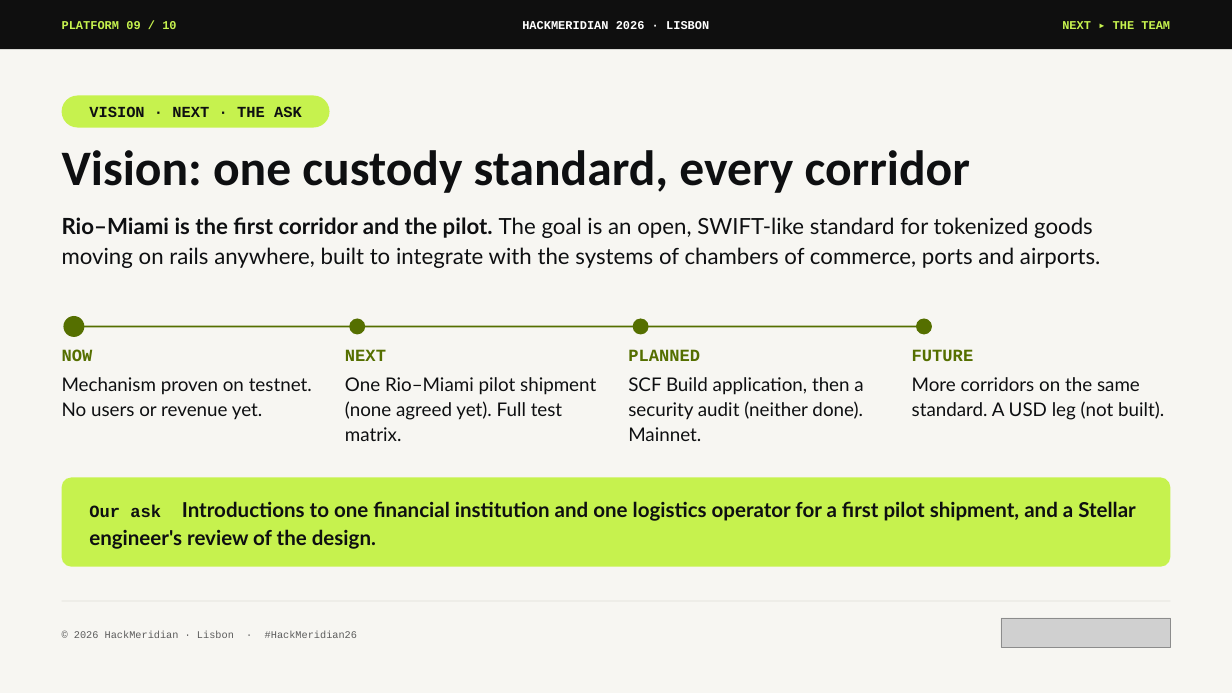
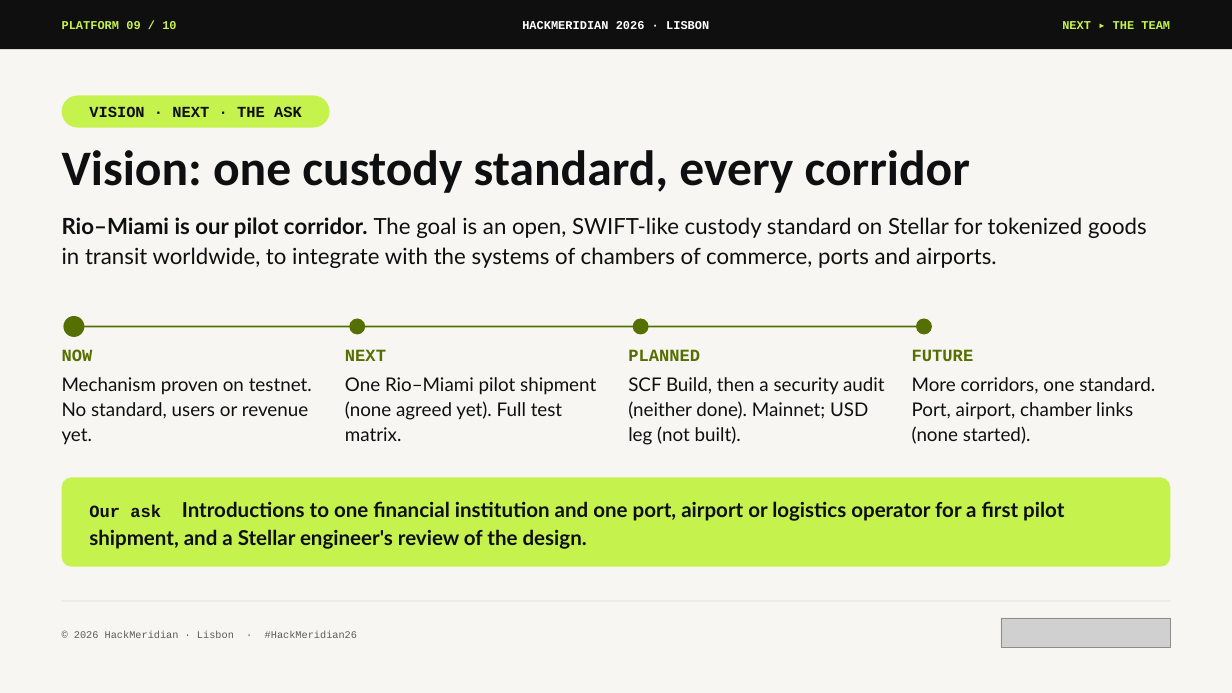
Before and after one commit to pwsaragossy/hackmeridian-cos, a slide deck: slide 9 of projects/hackmeridian-rail/deck/radox-custody-rail.pptx. Drawn at 1232x693 pixels with LibreOffice and Linux fonts; fonts in the diff are those of the drawing; grey boxes stand for pictures. Boxes give left, top, right and bottom in pixels: in the first picture for what was removed or moved away, otherwise in the second. Text is boxed around its words. In the diff, an @@ line names an element or a change of style, - is before the commit and + after.

```diff
--- a/projects/hackmeridian-rail/deck/radox-custody-rail.pptx
+++ b/projects/hackmeridian-rail/deck/radox-custody-rail.pptx
@@ text at <box>62,217,1147,268</box>: text changed @@
-Rio–Miami is the first corridor and the pilot. The goal is an open, SWIFT-like standard for tokenized goods moving on rails anywhere, built to integrate with the systems of chambers of commerce, ports and airports.
+Rio–Miami is our pilot corridor. The goal is an open, SWIFT-like custody standard on Stellar for tokenized goods in transit worldwide, to integrate with the systems of chambers of commerce, ports and airports.
@@ text at <box>62,377,312,445</box>: text changed @@
-Mechanism proven on testnet. No users or revenue yet.
+Mechanism proven on testnet. No standard, users or revenue yet.
@@ text at <box>628,377,885,445</box>: text changed @@
-SCF Build application, then a security audit (neither done). Mainnet.
+SCF Build, then a security audit (neither done). Mainnet; USD leg (not built).
@@ text at <box>912,377,1155,444</box>: text changed @@
-More corridors on the same standard. A USD leg (not built).
+More corridors, one standard. Port, airport, chamber links (none started).
@@ text at <box>89,501,1064,549</box>: text changed @@
-Our ask Introductions to one financial institution and one logistics operator for a first pilot shipment, and a Stellar engineer's review of the design.
+Our ask Introductions to one financial institution and one port, airport or logistics operator for a first pilot shipment, and a Stellar engineer's review of the design.
```
Also in this commit, not shown: 3 other slides changed, 3 other files.
